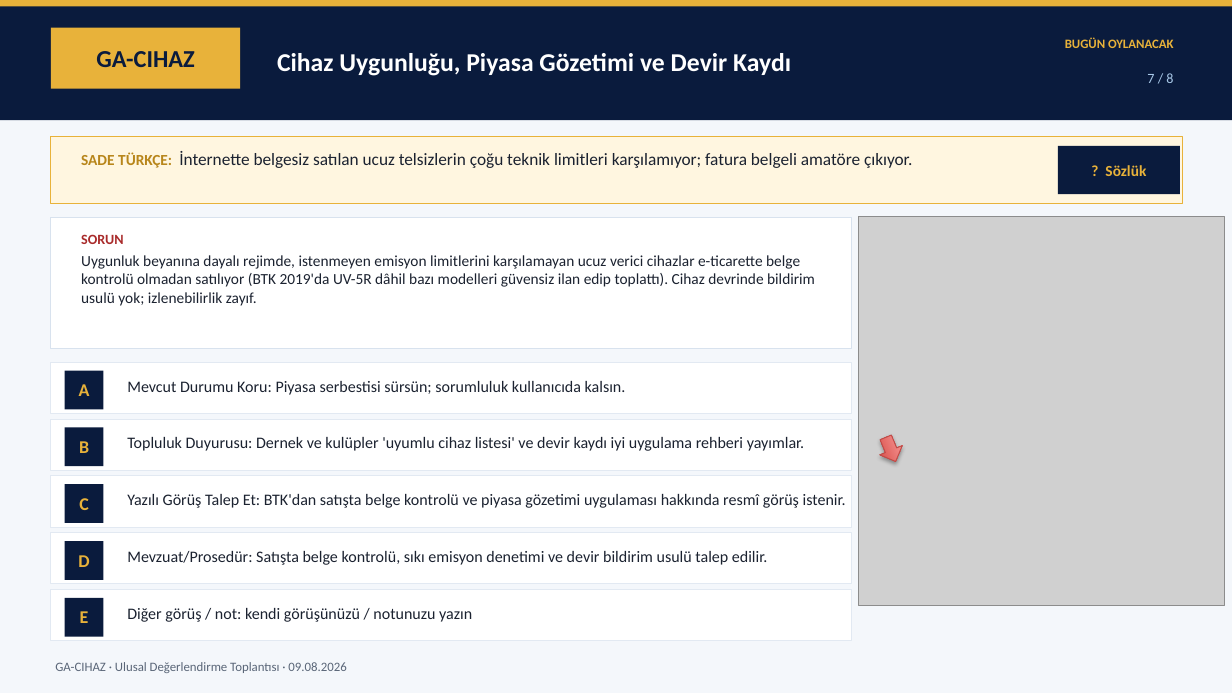
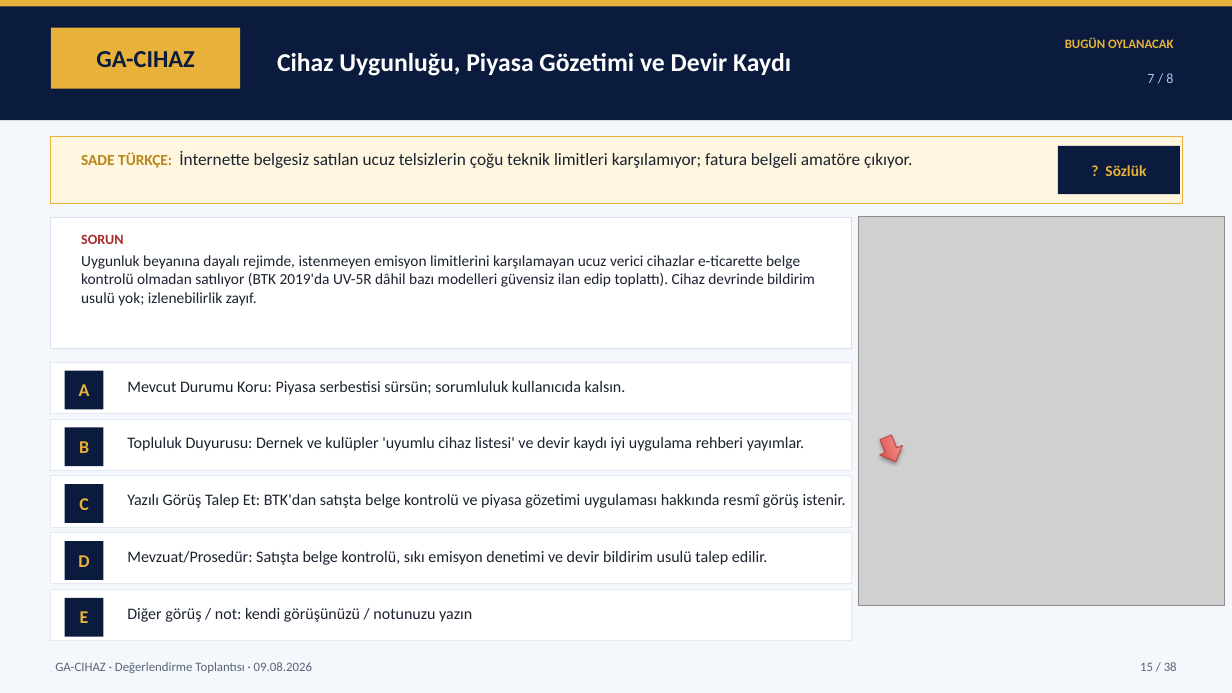
Before and after one commit to TA3HRJ/amator-telsiz-mevzuat, a slide deck: slide 15 of Amator_Telsizcilik_Uzlasi_Oy_Pusulasi_Sunum_v1.3.pptx. Drawn at 1232x693 pixels with LibreOffice and Linux fonts; fonts in the diff are those of the drawing; grey boxes stand for pictures. Boxes give left, top, right and bottom in pixels: in the first picture for what was removed or moved away, otherwise in the second. Text is boxed around its words. In the diff, an @@ line names an element or a change of style, - is before the commit and + after.

```diff
--- a/Amator_Telsizcilik_Uzlasi_Oy_Pusulasi_Sunum_v1.3.pptx
+++ b/Amator_Telsizcilik_Uzlasi_Oy_Pusulasi_Sunum_v1.3.pptx
@@ text at [55, 662, 312, 673]: text changed @@
-GA-CIHAZ · Ulusal Değerlendirme Toplantısı · 09.08.2026
+GA-CIHAZ · Değerlendirme Toplantısı · 09.08.2026
@@ text added at [1140, 662, 1177, 671], 10 pt, text #5A6678 @@
+15 / 38
```
Also in this commit, not shown: 37 other slides changed, 2 other files.
